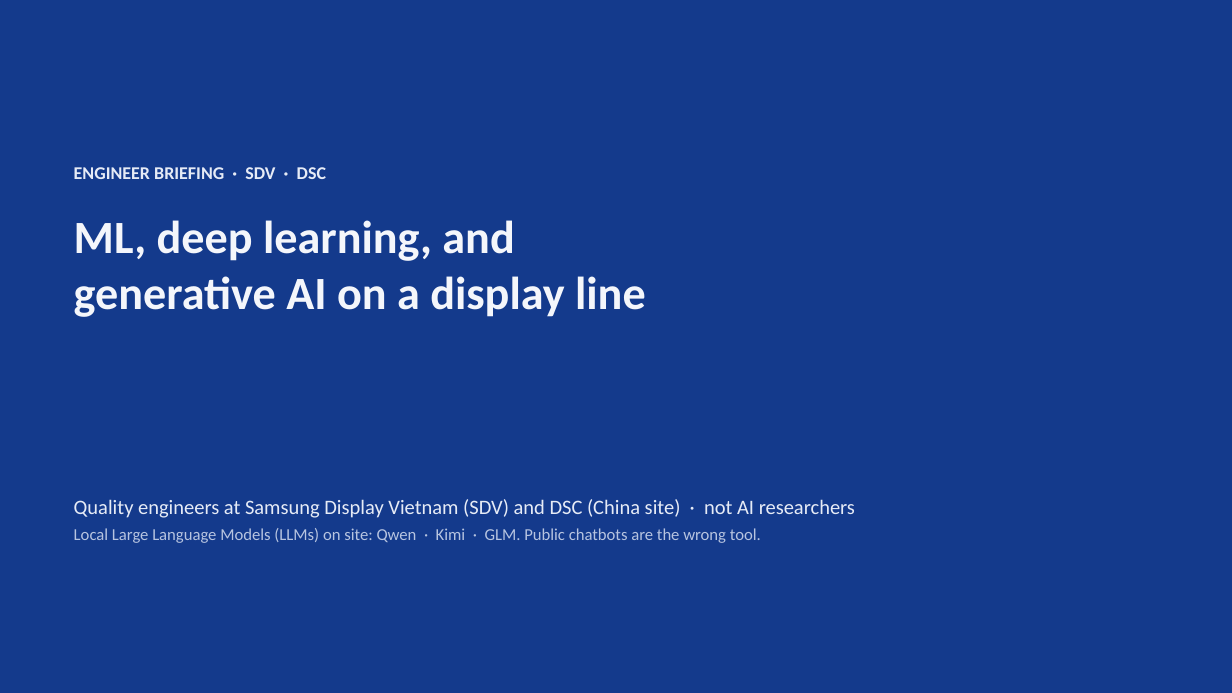
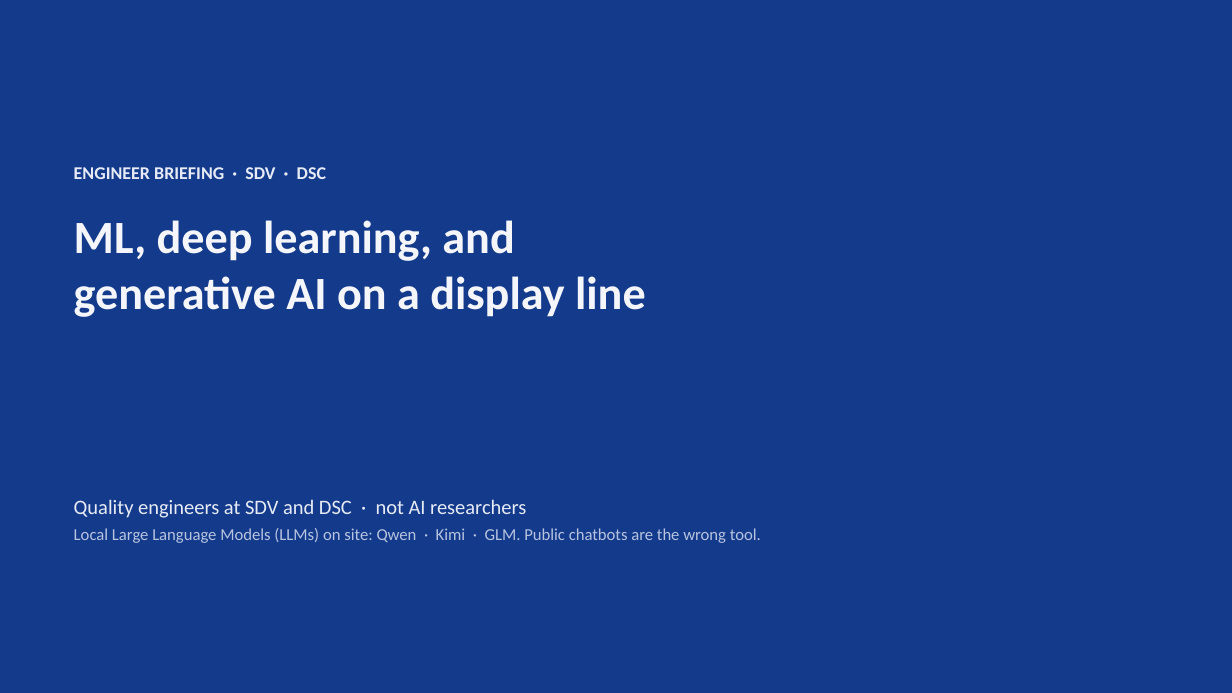
Before and after one commit to beyondlatent/welcome, a slide deck: slide 1 of Display-AI-Briefing-SDV-DSC.pptx. Drawn at 1232x693 pixels with LibreOffice and Linux fonts; fonts in the diff are those of the drawing. Boxes give left, top, right and bottom in pixels: in the first picture for what was removed or moved away, otherwise in the second. Text is boxed around its words. In the diff, an @@ line names an element or a change of style, - is before the commit and + after.

```diff
--- a/Display-AI-Briefing-SDV-DSC.pptx
+++ b/Display-AI-Briefing-SDV-DSC.pptx
@@ text at box(74, 499, 526, 518): text changed @@
-Quality engineers at Samsung Display Vietnam (SDV) and DSC (China site) · not AI researchers
+Quality engineers at SDV and DSC · not AI researchers
```
Also in this commit, not shown: 2 other slides changed, 2 other files.
